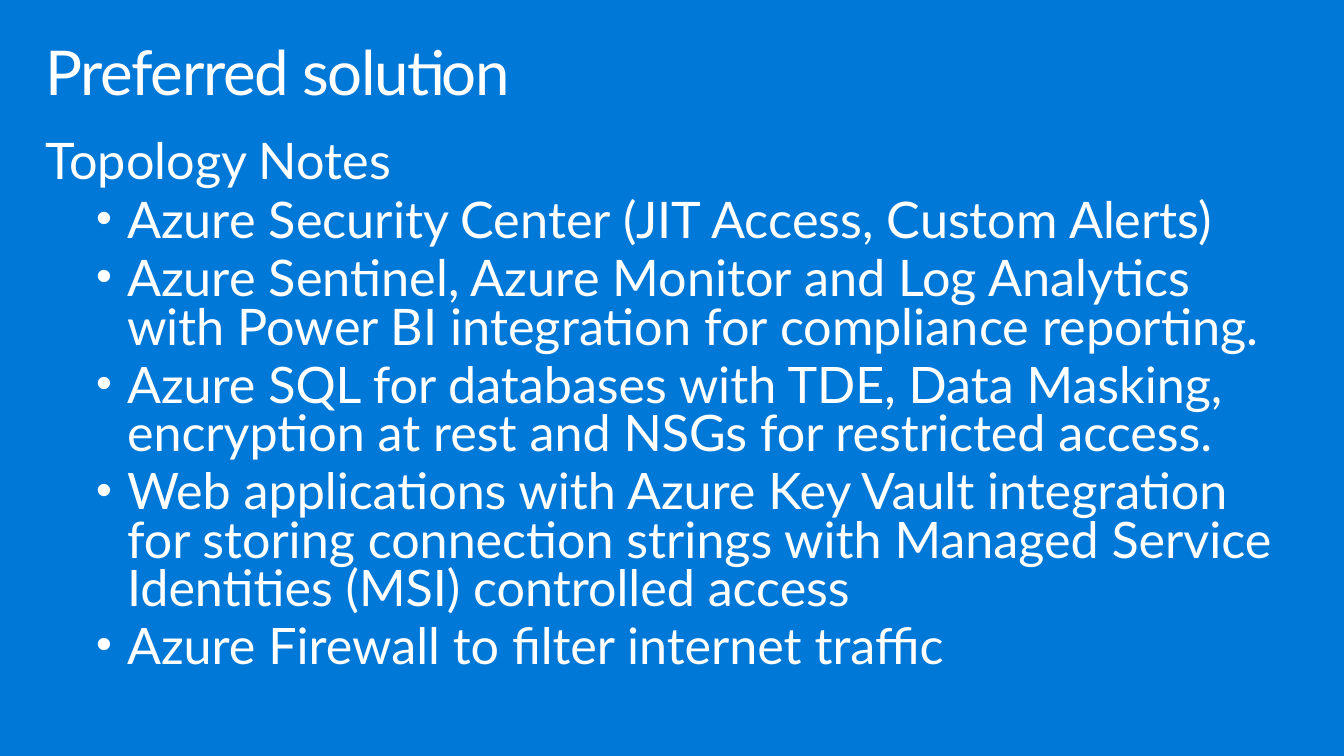
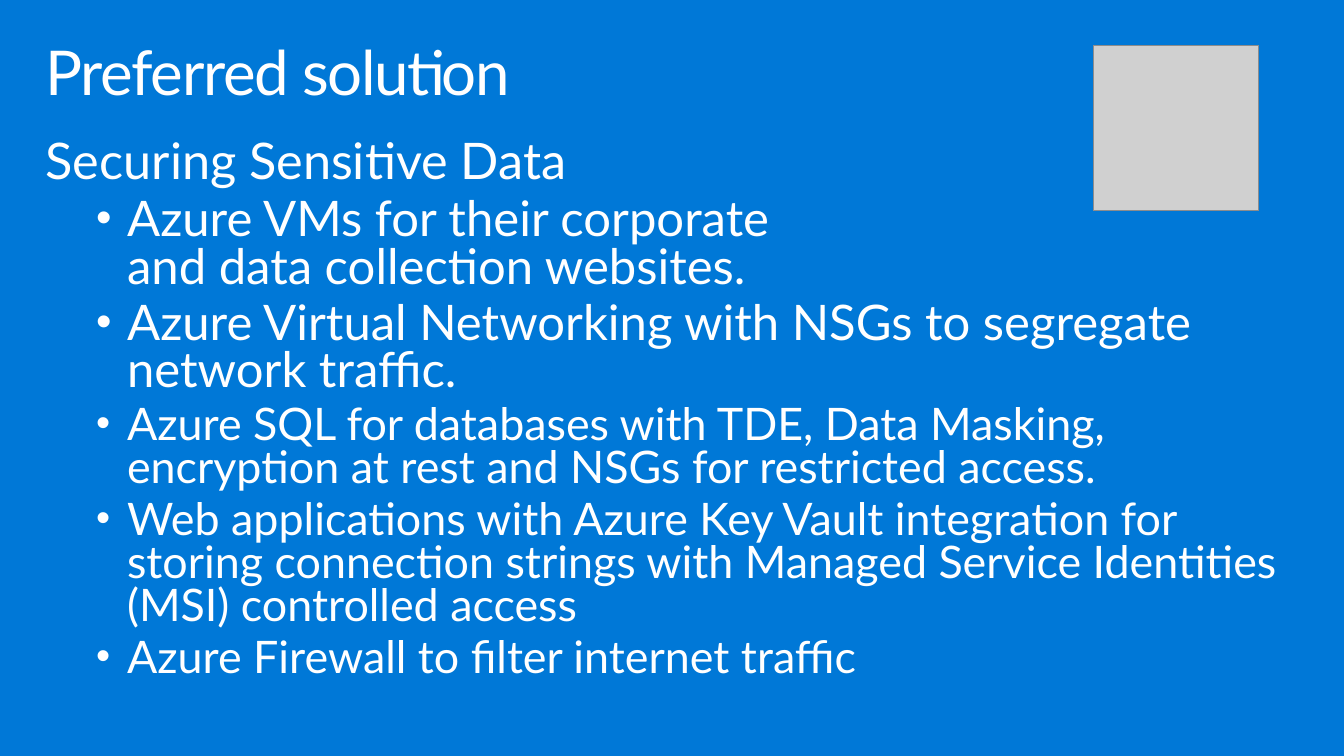
Before and after one commit to tejaswini972/MCW-Security-baseline-on-Azure, a slide deck: slide 22 of Whiteboard design session/WDS trainer presentation - Security baseline on Azure.pptx (slide 21 before the commit). Drawn at 1344x756 pixels with LibreOffice and Linux fonts; fonts in the diff are those of the drawing; grey boxes stand for pictures. Boxes give left, top, right and bottom in pixels: in the first picture for what was removed or moved away, otherwise in the second. Text is boxed around its words. In the diff, an @@ line names an element or a change of style, - is before the commit and + after.

```diff
--- a/Whiteboard design session/WDS trainer presentation - Security baseline on Azure.pptx
+++ b/Whiteboard design session/WDS trainer presentation - Security baseline on Azure.pptx
@@ picture added at [1093,45,1258,211] @@
@@ text at [46,142,1191,388]: text changed; size 36 to 35 pt @@
-Topology Notes
-  • Azure Security Center (JIT Access, Custom Alerts)
-  • Azure Sentinel, Azure Monitor and Log Analytics with Power BI integration for compliance reporting.
+Securing Sensitive Data
+  • Azure VMs for their corporate
+    and data collection websites.
+  • Azure Virtual Networking with NSGs to segregate network traffic.
@@ text at [127,407,1277,674]: size 35.9 to 32 pt in "Azure SQL for databases with TDE, Data ...", "Web applications with Azure Key Vault integration ...", "Azure Firewall to filter internet traffic" @@
```
Also in this commit, not shown: 3 other slides changed, 4 slides added.
